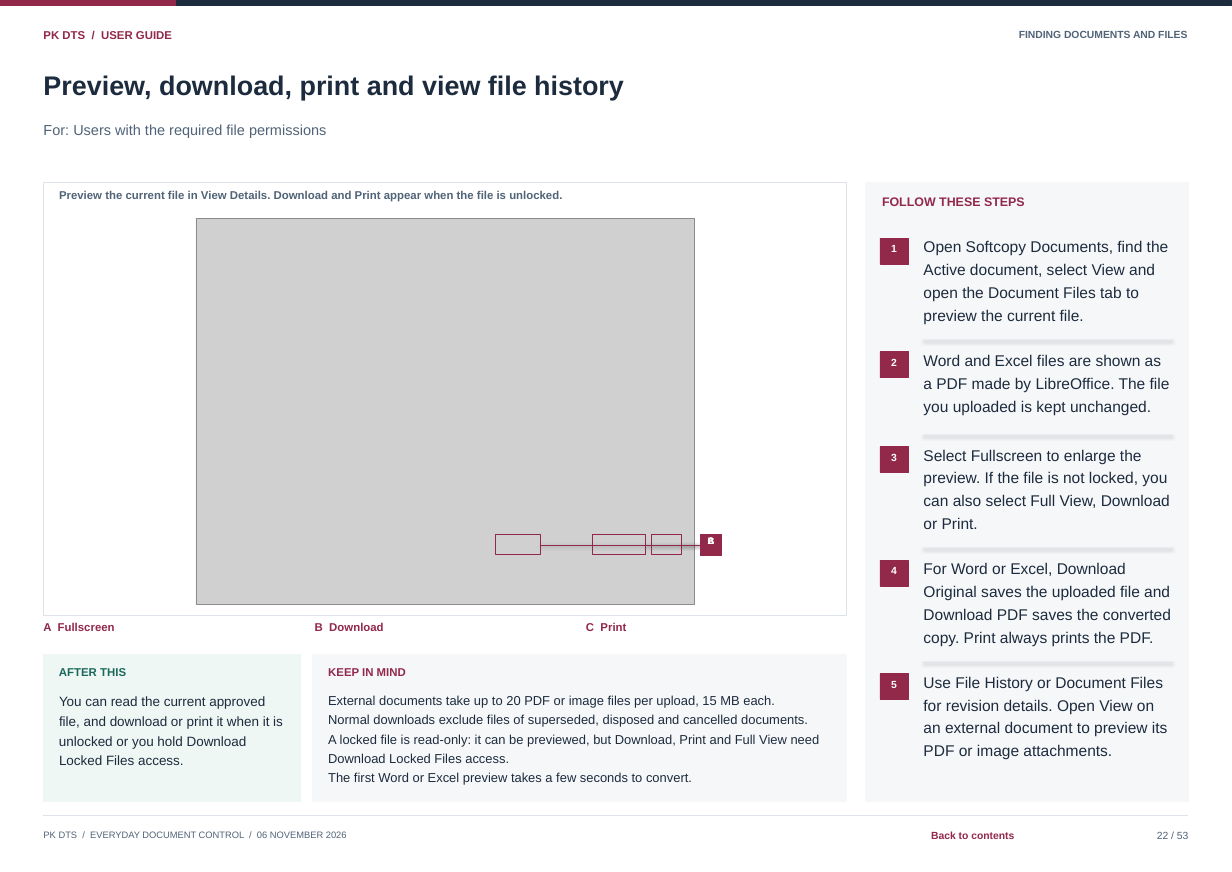
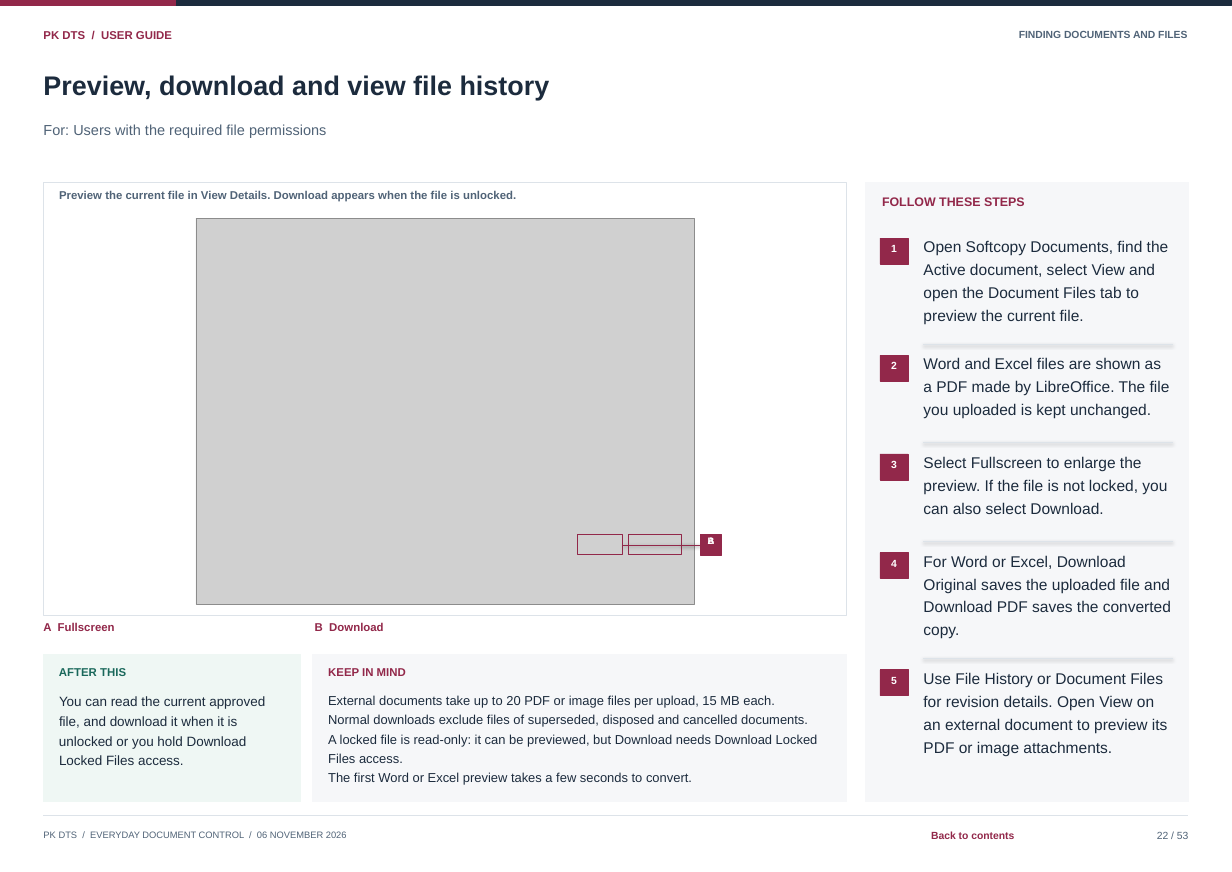
Before and after one commit to curib123/pk_document_tracking_system, a slide deck: slide 22 of docs/system-documentation/PK_DTS_User_Guide.pptx. Drawn at 1232x872 pixels with LibreOffice and Linux fonts; fonts in the diff are those of the drawing; grey boxes stand for pictures. Boxes give left, top, right and bottom in pixels: in the first picture for what was removed or moved away, otherwise in the second. Text is boxed around its words. In the diff, an @@ line names an element or a change of style, - is before the commit and + after.

```diff
--- a/docs/system-documentation/PK_DTS_User_Guide.pptx
+++ b/docs/system-documentation/PK_DTS_User_Guide.pptx
@@ text at bbox=[43, 75, 550, 100]: text changed @@
-Preview, download, print and view file history
+Preview, download and view file history
@@ text at bbox=[59, 191, 516, 202]: text changed @@
-Preview the current file in View Details. Download and Print appear when the file is unlocked.
+Preview the current file in View Details. Download appears when the file is unlocked.
@@ 3 texts, 1 rectangle, 1 line: place and size @@
-3 texts, 1 rectangle, 1 line at bbox=[880, 340, 1173, 464]
+3 texts, 1 rectangle, 1 line at bbox=[880, 344, 1173, 471]
@@ 2 texts, 1 line, 1 rectangle: place and size @@
-2 texts, 1 line, 1 rectangle at bbox=[880, 435, 1173, 487]
+2 texts, 1 line, 1 rectangle at bbox=[880, 443, 1173, 494]
@@ text at bbox=[923, 502, 1103, 514]: text changed @@
-can also select Full View, Download
+can also select Download.
@@ rectangle: place and size @@
-rectangle at bbox=[495, 534, 540, 555]
+rectangle at bbox=[578, 534, 623, 555]
@@ rectangle: place and size @@
-rectangle at bbox=[593, 534, 645, 555]
+rectangle at bbox=[628, 534, 681, 555]
@@ rectangle removed at bbox=[651, 534, 681, 555] @@
@@ text removed at bbox=[923, 517, 978, 529] @@
-or Print.
@@ line removed from (701, 545) to (540, 545) @@
@@ line moved from (701, 545) - (646, 545) to (701, 545) - (623, 545) @@
@@ rectangle: place and size @@
-rectangle at bbox=[880, 560, 909, 586]
+rectangle at bbox=[880, 552, 909, 578]
@@ line moved from (923, 549) - (1173, 549) to (923, 541) - (1173, 541) @@
@@ text removed at bbox=[586, 622, 626, 631] @@
-C Print
@@ text added at bbox=[923, 626, 959, 639], 15 pt, text #1C2B3D @@
+copy.
@@ 9 texts, 1 rectangle, 1 line: place and size @@
-9 texts, 1 rectangle, 1 line at bbox=[880, 562, 1173, 760]
+9 texts, 1 rectangle, 1 line at bbox=[880, 555, 1173, 756]
@@ text removed at bbox=[923, 631, 1154, 646] @@
-copy. Print always prints the PDF.
@@ text at bbox=[59, 716, 238, 728]: text changed @@
-file, and download or print it when it is
+file, and download it when it is
@@ text at bbox=[328, 734, 818, 746]: text changed @@
-A locked file is read-only: it can be previewed, but Download, Print and Full View need
+A locked file is read-only: it can be previewed, but Download needs Download Locked
@@ text at bbox=[328, 753, 403, 763]: text changed @@
-Download Locked Files access.
+Files access.
```
Also in this commit, not shown: 3 other slides changed, 26 other files.
